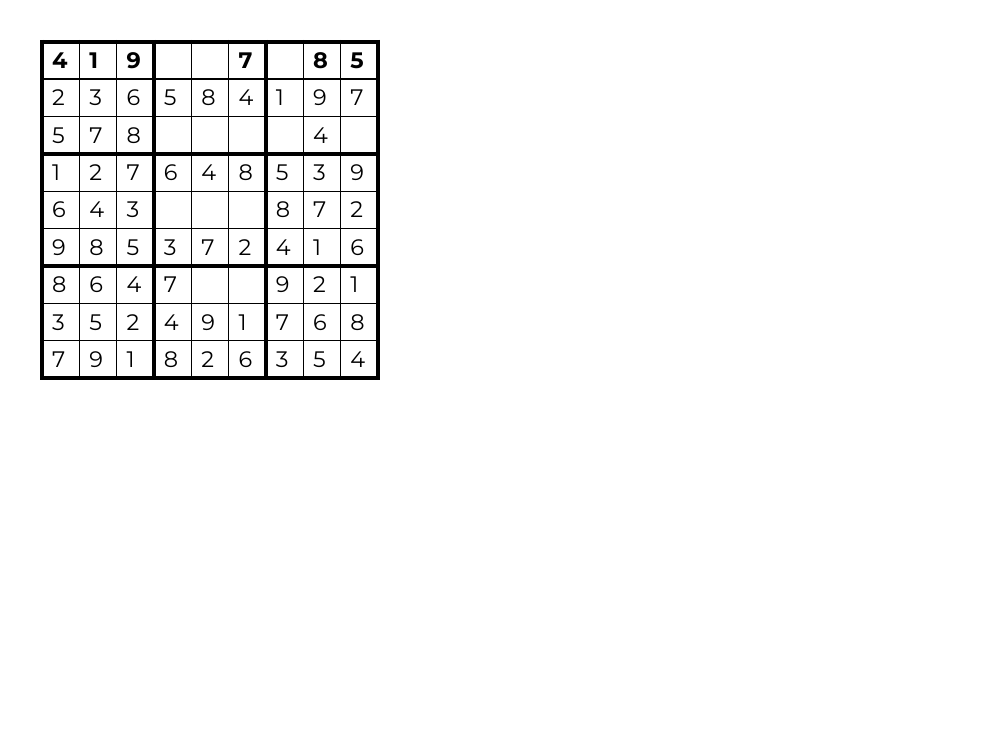
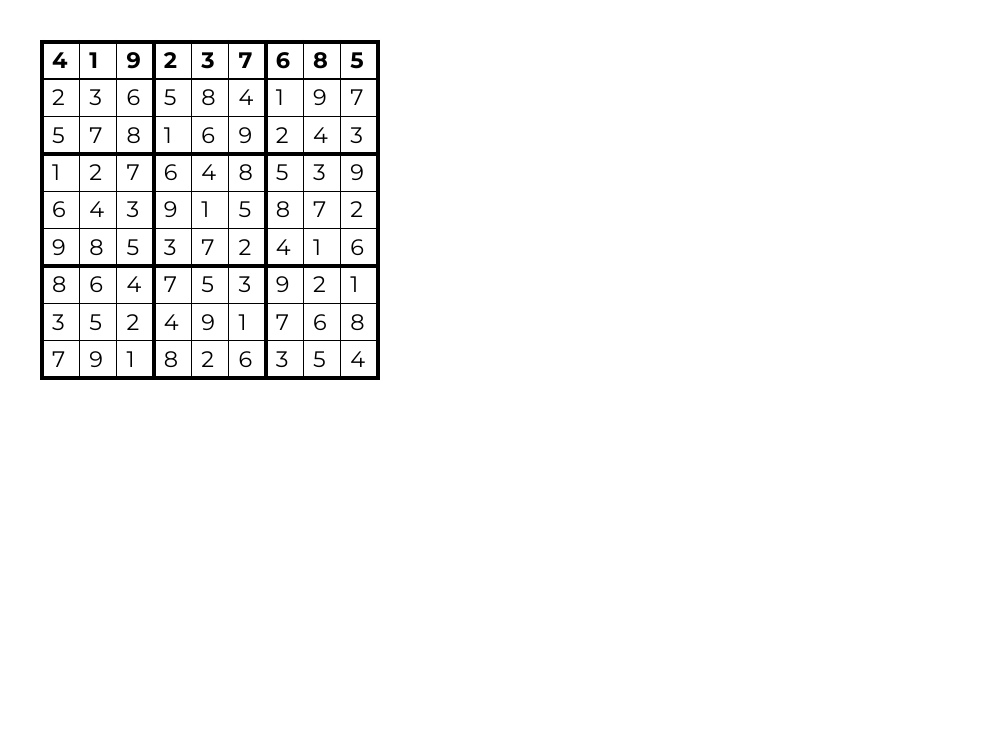
Before and after one commit to PavlaManova/VR_AR_XR_FMI_Course, a slide deck: slide 1 of 3 week - Materials/VRARXR-03. Exercises.pptx. Drawn at 1008x756 pixels with LibreOffice and Linux fonts; fonts in the diff are those of the drawing. Boxes give left, top, right and bottom in pixels: in the first picture for what was removed or moved away, otherwise in the second. Text is boxed around its words. In the diff, an @@ line names an element or a change of style, - is before the commit and + after.

```diff
--- a/3 week - Materials/VRARXR-03. Exercises.pptx
+++ b/3 week - Materials/VRARXR-03. Exercises.pptx
@@ table at <box>42,41,378,378</box> @@
-row 1: 4 | 1 | 9 |  |  | 7 |  | 8 | 5
+row 1: 4 | 1 | 9 | 2 | 3 | 7 | 6 | 8 | 5
-row 3: 5 | 7 | 8 |  |  |  |  | 4 | 
+row 3: 5 | 7 | 8 | 1 | 6 | 9 | 2 | 4 | 3
-row 5: 6 | 4 | 3 |  |  |  | 8 | 7 | 2
+row 5: 6 | 4 | 3 | 9 | 1 | 5 | 8 | 7 | 2
-row 7, column 5: 
+row 7, column 5: 5
-row 7, column 6: 
+row 7, column 6: 3
```
Also in this commit, not shown: 3 other files.
